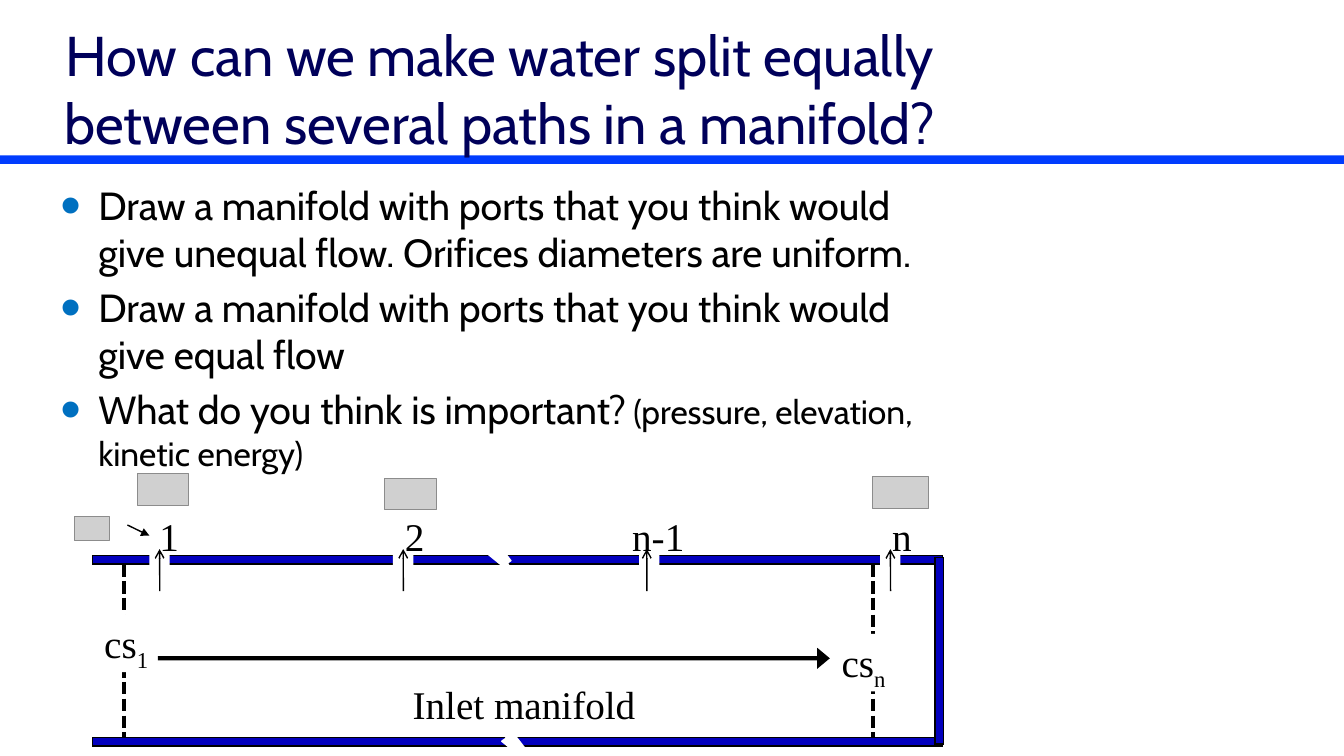
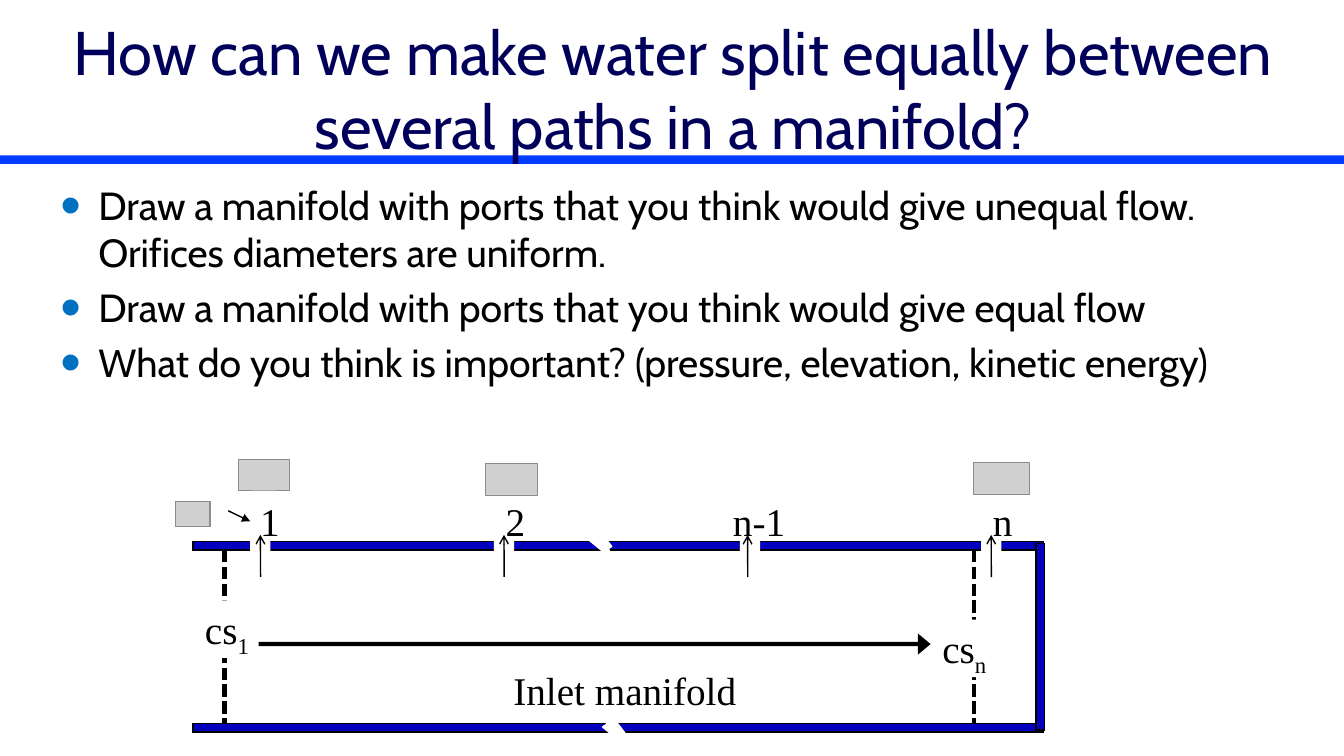
Before and after one commit to monroews/CEE4520Lectures, a slide deck: slide 9 of Manifolds.pptx. Drawn at 1344x756 pixels with LibreOffice and Linux fonts; fonts in the diff are those of the drawing; grey boxes stand for pictures. Boxes give left, top, right and bottom in pixels: in the first picture for what was removed or moved away, otherwise in the second. Text is boxed around its words. In the diff, an @@ line names an element or a change of style, - is before the commit and + after.

```diff
--- a/Manifolds.pptx
+++ b/Manifolds.pptx
@@ title "How can we make water ..." moved from (x1=64, y1=34, x2=935, y2=156) to (x1=74, y1=28, x2=1272, y2=163) @@
@@ title "How can we make water ..." at (x1=74, y1=28, x2=1272, y2=163): size 40 to 44 pt @@
@@ text at (x1=98, y1=347, x2=1208, y2=387): size 24 to 28 pt in "(pressure, elevation, kinetic energy)" @@
@@ 7 texts, 7 rectangles, 6 arrows, 4 pictures, 3 lightning bolts, 2 lines moved together from (x1=75, y1=474, x2=944, y2=756) to (x1=175, y1=459, x2=1045, y2=756) @@
```
Also in this commit, not shown: 8 other slides changed, 3 slides added.
